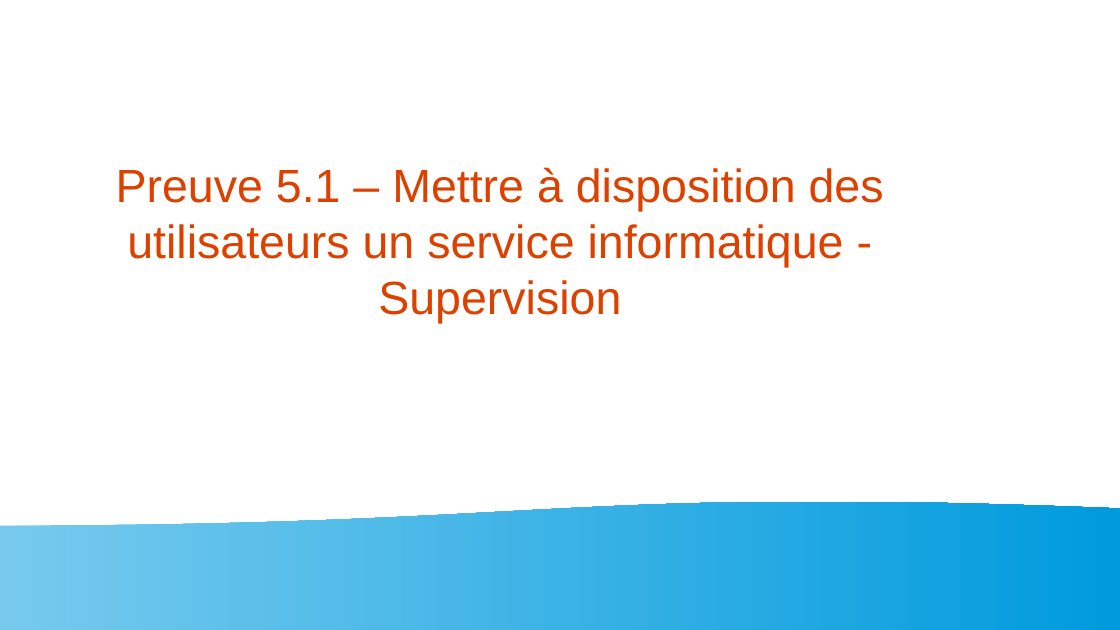
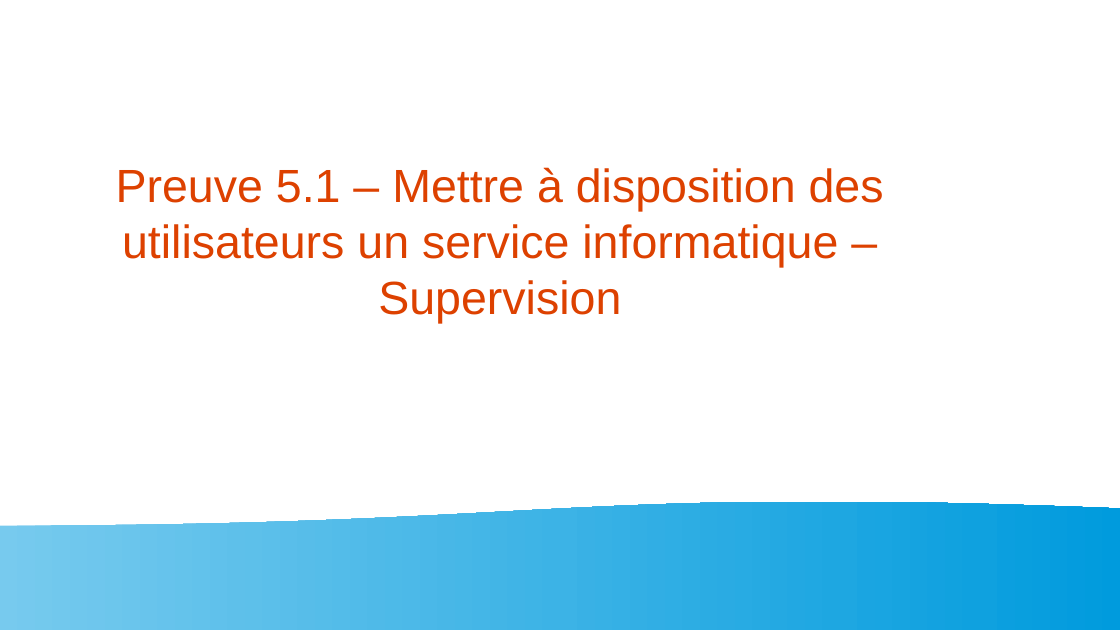
Before and after one commit to killex8569/Mon-Portfolio, a slide deck: slide 1 of data/Preuve 5.1 Mettre à disposition des utilisateurs un service informatique Supervision.odp. Drawn at 1120x630 pixels with LibreOffice and Linux fonts; fonts in the diff are those of the drawing. Boxes give left, top, right and bottom in pixels: in the first picture for what was removed or moved away, otherwise in the second. Text is boxed around its words. In the diff, an @@ line names an element or a change of style, - is before the commit and + after.

```diff
--- a/data/Preuve 5.1 Mettre à disposition des utilisateurs un service informatique Supervision.odp
+++ b/data/Preuve 5.1 Mettre à disposition des utilisateurs un service informatique Supervision.odp
@@ title at [116, 167, 884, 323]: text changed @@
-Preuve 5.1 – Mettre à disposition des utilisateurs un service informatique - Supervision
+Preuve 5.1 – Mettre à disposition des utilisateurs un service informatique – Supervision
```
Also in this commit, not shown: 2 other slides changed, 1 slide removed, 9 other files.
